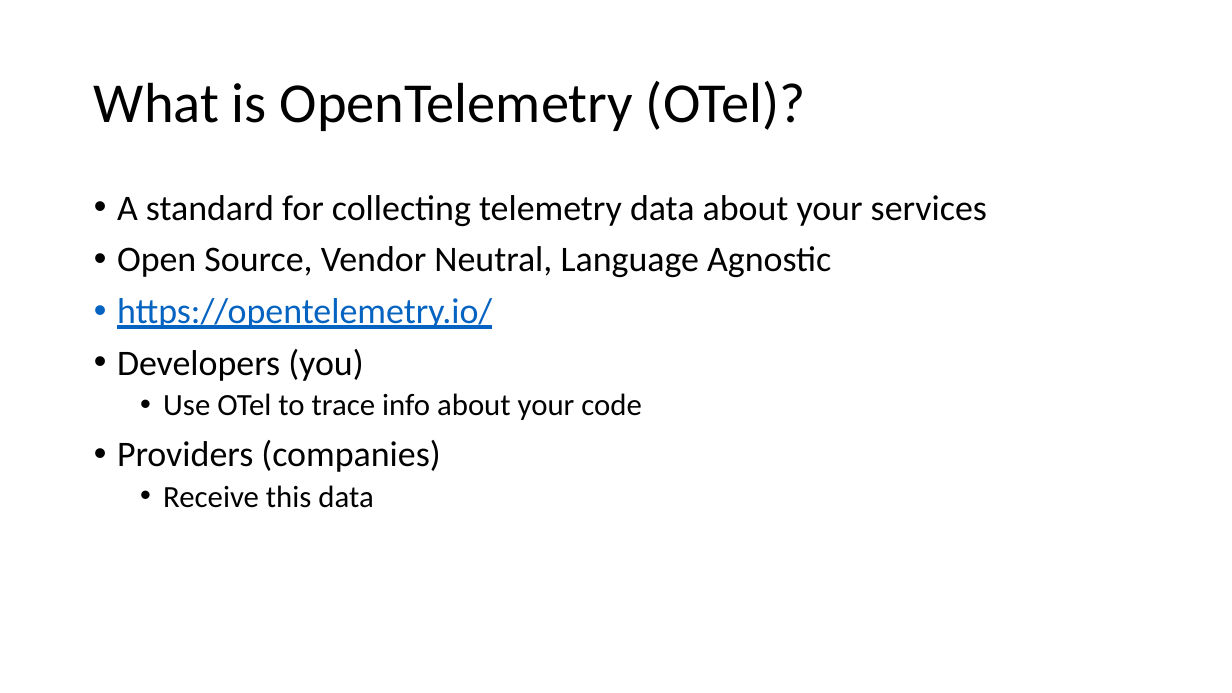
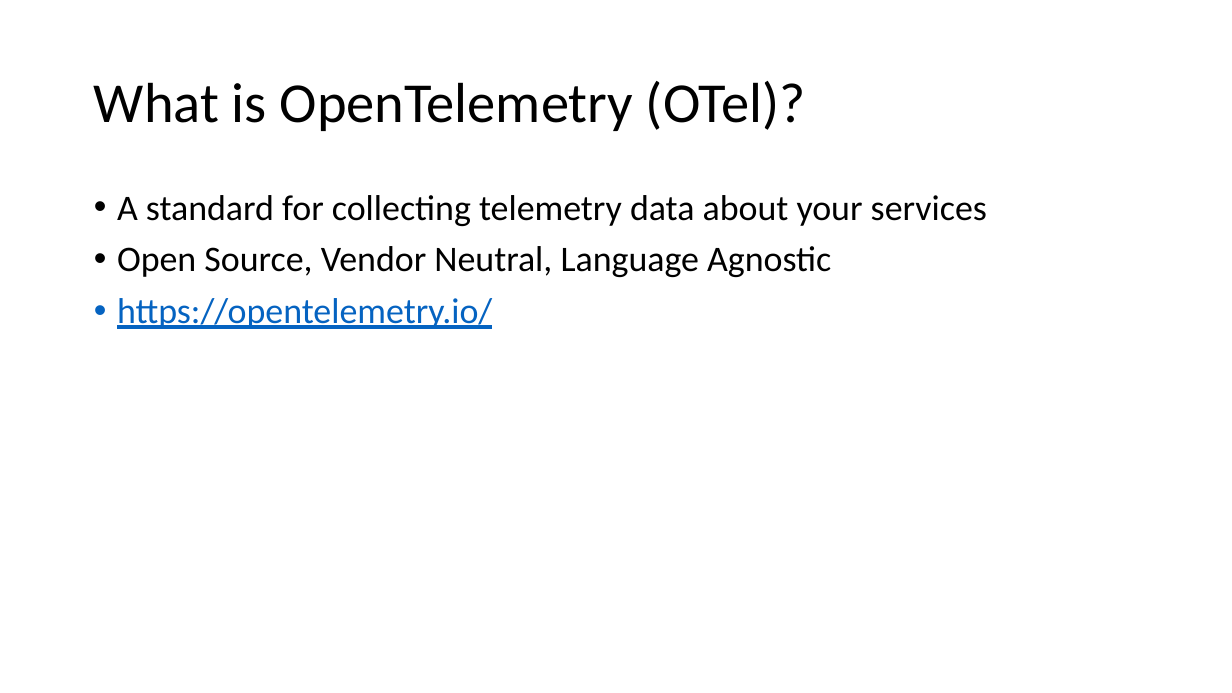
Before and after one commit to ProgrammerAL/Presentations-2023, a slide deck: slide 7 of 2023-03 - Orlando Code Camp - OpenTelemetry/Presentation.pptx. Drawn at 1232x693 pixels with LibreOffice and Linux fonts; fonts in the diff are those of the drawing. Boxes give left, top, right and bottom in pixels: in the first picture for what was removed or moved away, otherwise in the second. Text is boxed around its words. In the diff, an @@ line names an element or a change of style, - is before the commit and + after.

```diff
--- a/2023-03 - Orlando Code Camp - OpenTelemetry/Presentation.pptx
+++ b/2023-03 - Orlando Code Camp - OpenTelemetry/Presentation.pptx
@@ text at bbox=[117, 349, 641, 508]: paragraphs removed @@
-• Developers (you)
-  • Use OTel to trace info about your code
-• Providers (companies)
-  • Receive this data
```
Also in this commit, not shown: 12 other slides changed, 2 slides added, 2 slides removed.
